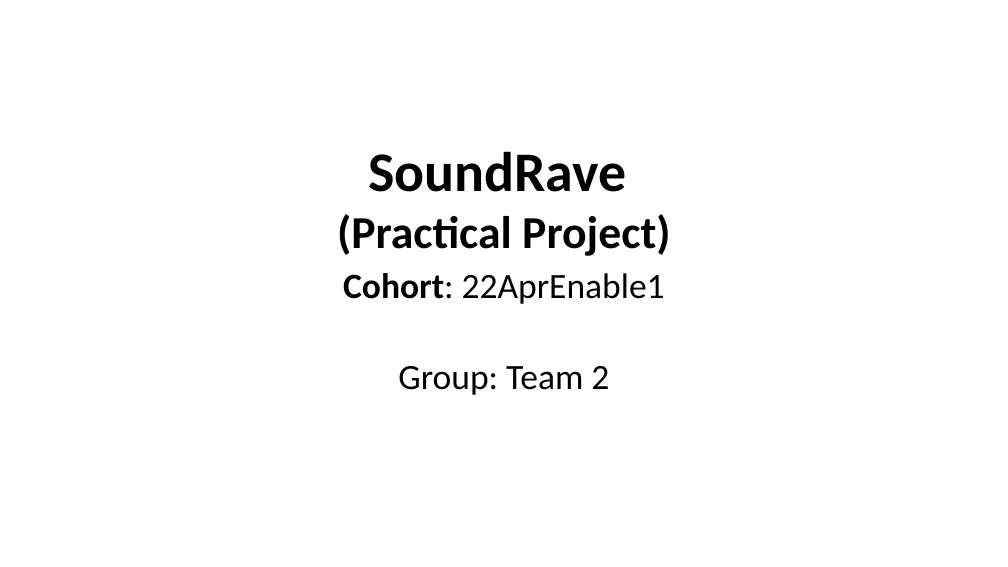
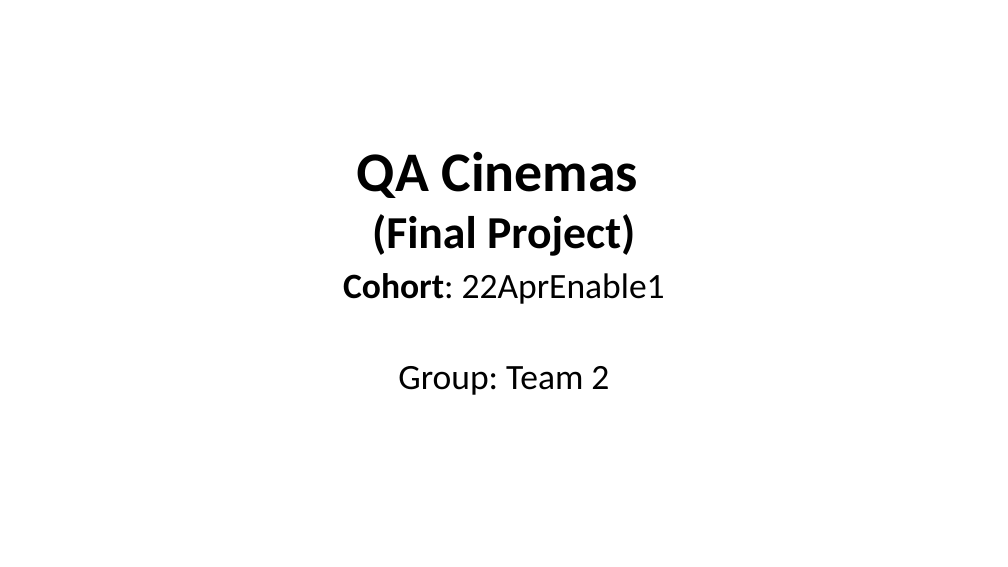
Before and after one commit to Peter-Dagley/Movie-Website, a slide deck: slide 1 of Documentation/Cinema Project Presentation.odp. Drawn at 1008x567 pixels with LibreOffice and Linux fonts; fonts in the diff are those of the drawing. Boxes give left, top, right and bottom in pixels: in the first picture for what was removed or moved away, otherwise in the second. Text is boxed around its words. In the diff, an @@ line names an element or a change of style, - is before the commit and + after.

```diff
--- a/Documentation/Cinema Project Presentation.odp
+++ b/Documentation/Cinema Project Presentation.odp
@@ title at (x1=357, y1=151, x2=638, y2=256): text changed @@
-SoundRave
-(Practical Project)
+QA Cinemas
+(Final Project)
```
Also in this commit, not shown: 6 other slides changed, 5 slides added, 6 slides removed.
